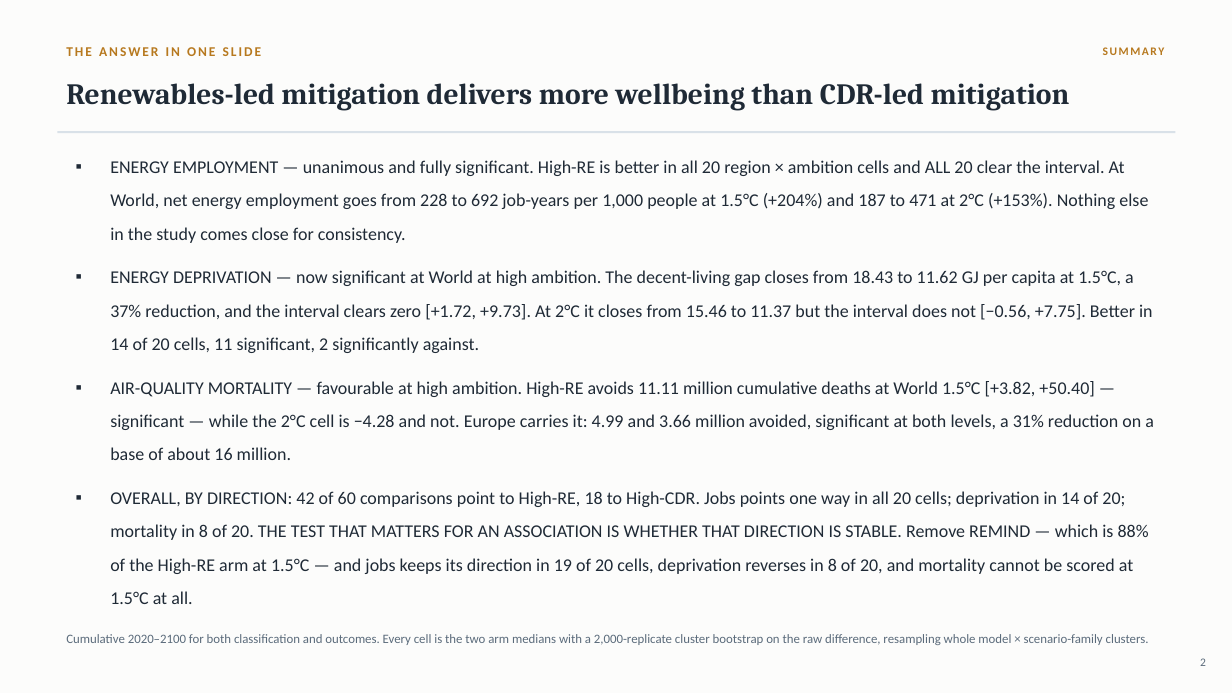
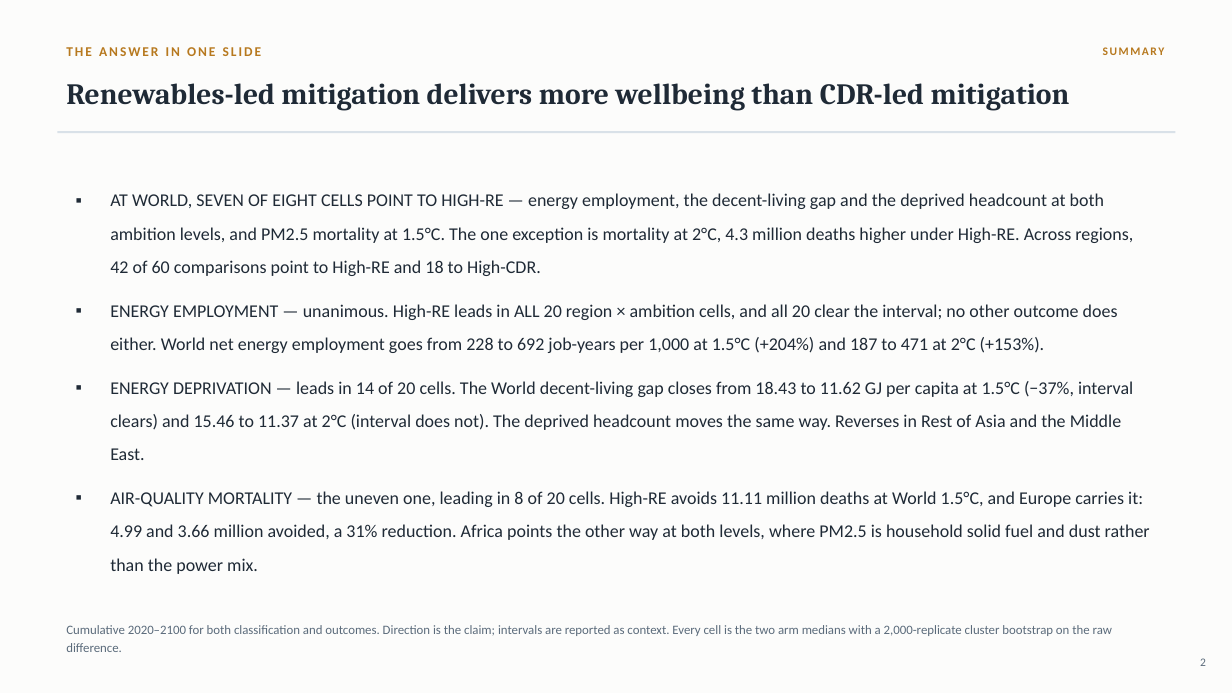
Before and after one commit to cwejnert/COMPASS-Database---Dissertation-Paper-1, a slide deck: slide 2 of decks/COMPASS_Paper1_final_8.25.pptx. Drawn at 1232x693 pixels with LibreOffice and Linux fonts; fonts in the diff are those of the drawing. Boxes give left, top, right and bottom in pixels: in the first picture for what was removed or moved away, otherwise in the second. Text is boxed around its words. In the diff, an @@ line names an element or a change of style, - is before the commit and + after.

```diff
--- a/decks/COMPASS_Paper1_final_8.25.pptx
+++ b/decks/COMPASS_Paper1_final_8.25.pptx
@@ text at (110, 193, 1150, 574): text changed @@
-▪ ENERGY EMPLOYMENT — unanimous and fully significant. High-RE is better in all 20 region × ambition cells and ALL 20 clear the interval. At World, net energy employment goes from 228 to 692 job-years per 1,000 people at 1.5°C (+204%) and 187 to 471 at 2°C (+153%). Nothing else in the study comes close for consistency.
-▪ ENERGY DEPRIVATION — now significant at World at high ambition. The decent-living gap closes from 18.43 to 11.62 GJ per capita at 1.5°C, a 37% reduction, and the interval clears zero [+1.72, +9.73]. At 2°C it closes from 15.46 to 11.37 but the interval does not [−0.56, +7.75]. Better in 14 of 20 cells, 11 significant, 2 significantly against.
-▪ AIR-QUALITY MORTALITY — favourable at high ambition. High-RE avoids 11.11 million cumulative deaths at World 1.5°C [+3.82, +50.40] — significant — while the 2°C cell is −4.28 and not. Europe carries it: 4.99 and 3.66 million avoided, significant at both levels, a 31% reduction on a base of about 16 million.
-▪ OVERALL, BY DIRECTION: 42 of 60 comparisons point to High-RE, 18 to High-CDR. Jobs points one way in all 20 cells; deprivation in 14 of 20; mortality in 8 of 20. THE TEST THAT MATTERS FOR AN ASSOCIATION IS WHETHER THAT DIRECTION IS STABLE. Remove REMIND — which is 88% of the High-RE arm at 1.5°C — and jobs keeps its direction in 19 of 20 cells, deprivation reverses in 8 of 20, and mortality cannot be scored at 1.5°C at all.
+▪ AT WORLD, SEVEN OF EIGHT CELLS POINT TO HIGH-RE — energy employment, the decent-living gap and the deprived headcount at both ambition levels, and PM2.5 mortality at 1.5°C. The one exception is mortality at 2°C, 4.3 million deaths higher under High-RE. Across regions, 42 of 60 comparisons point to High-RE and 18 to High-CDR.
+▪ ENERGY EMPLOYMENT — unanimous. High-RE leads in ALL 20 region × ambition cells, and all 20 clear the interval; no other outcome does either. World net energy employment goes from 228 to 692 job-years per 1,000 at 1.5°C (+204%) and 187 to 471 at 2°C (+153%).
+▪ ENERGY DEPRIVATION — leads in 14 of 20 cells. The World decent-living gap closes from 18.43 to 11.62 GJ per capita at 1.5°C (−37%, interval clears) and 15.46 to 11.37 at 2°C (interval does not). The deprived headcount moves the same way. Reverses in Rest of Asia and the Middle East.
+▪ AIR-QUALITY MORTALITY — the uneven one, leading in 8 of 20 cells. High-RE avoids 11.11 million deaths at World 1.5°C, and Europe carries it: 4.99 and 3.66 million avoided, a 31% reduction. Africa points the other way at both levels, where PM2.5 is household solid fuel and dust rather than the power mix.
@@ text at (66, 625, 1112, 652): text changed @@
-Cumulative 2020–2100 for both classification and outcomes. Every cell is the two arm medians with a 2,000-replicate cluster bootstrap on the raw difference, resampling whole model × scenario-family clusters.
+Cumulative 2020–2100 for both classification and outcomes. Direction is the claim; intervals are reported as context. Every cell is the two arm medians with a 2,000-replicate cluster bootstrap on the raw difference.
```
Also in this commit, not shown: 32 other slides changed, 1 slide added, 2 other files.
